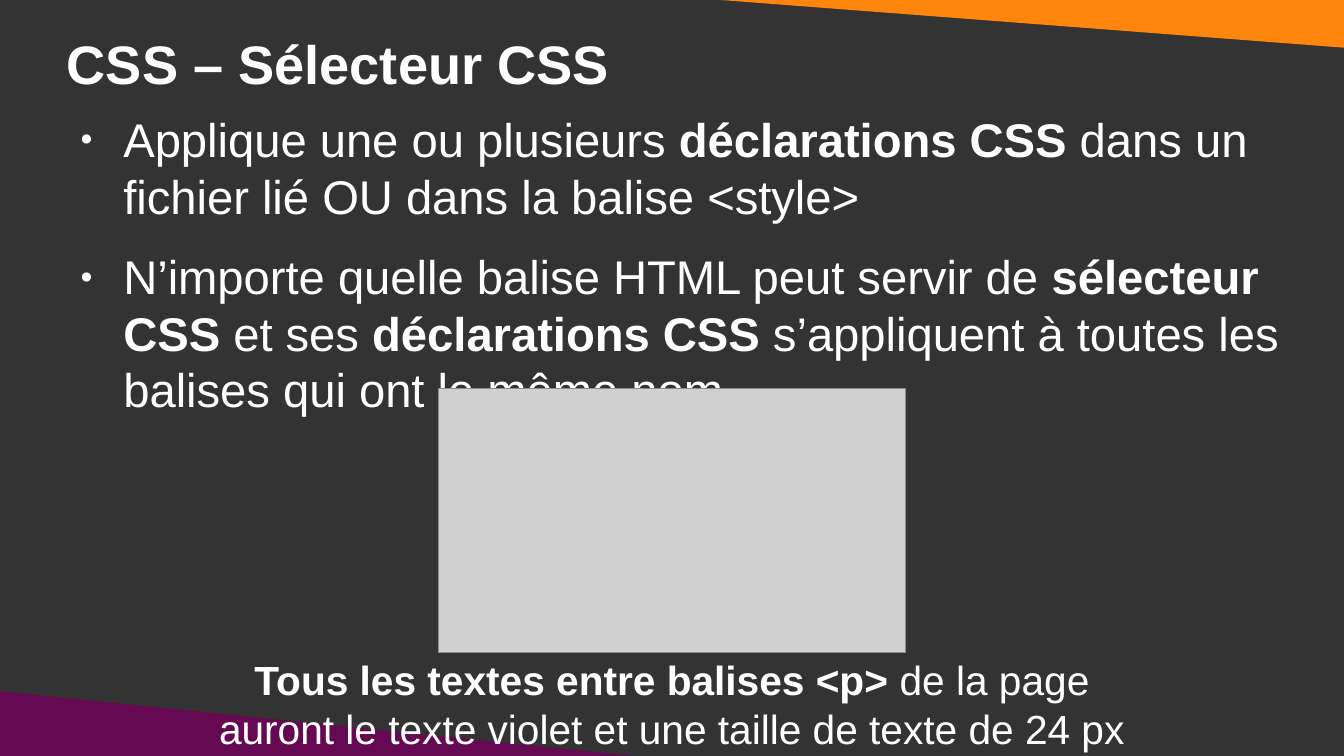
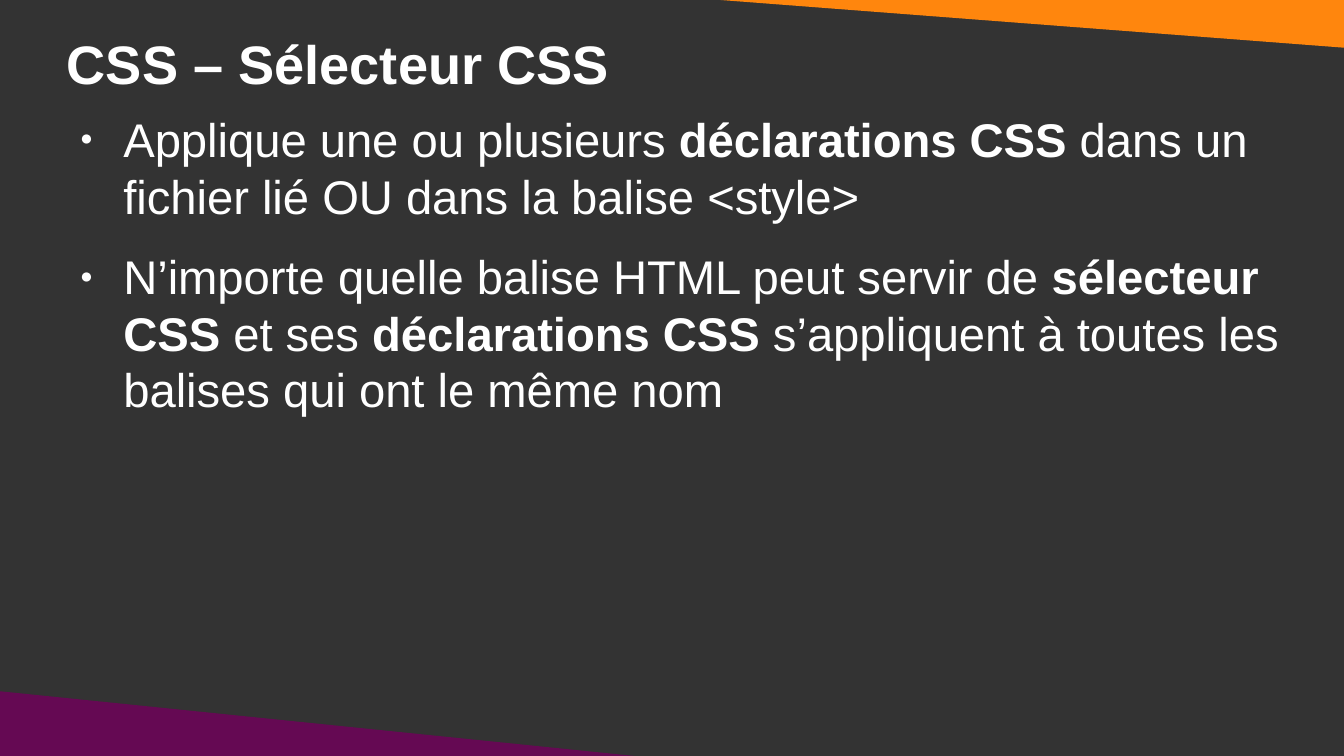
Before and after one commit to DanYellow/cours, a slide deck: slide 20 of integration-web-s1/travaux-pratiques/numero-3/presentation.odp. Drawn at 1344x756 pixels with LibreOffice and Linux fonts; fonts in the diff are those of the drawing; grey boxes stand for pictures. Boxes give left, top, right and bottom in pixels: in the first picture for what was removed or moved away, otherwise in the second. Text is boxed around its words. In the diff, an @@ line names an element or a change of style, - is before the commit and + after.

```diff
--- a/integration-web-s1/travaux-pratiques/numero-3/presentation.odp
+++ b/integration-web-s1/travaux-pratiques/numero-3/presentation.odp
@@ picture removed at <box>439,389,906,654</box> @@
@@ title removed at <box>219,665,1124,751</box> @@
-Tous les textes entre balises <p> de la page auront le texte violet et une taille de texte de 24 px
```
Also in this commit, not shown: 15 other slides changed, 1 slide added, 1 other file.
